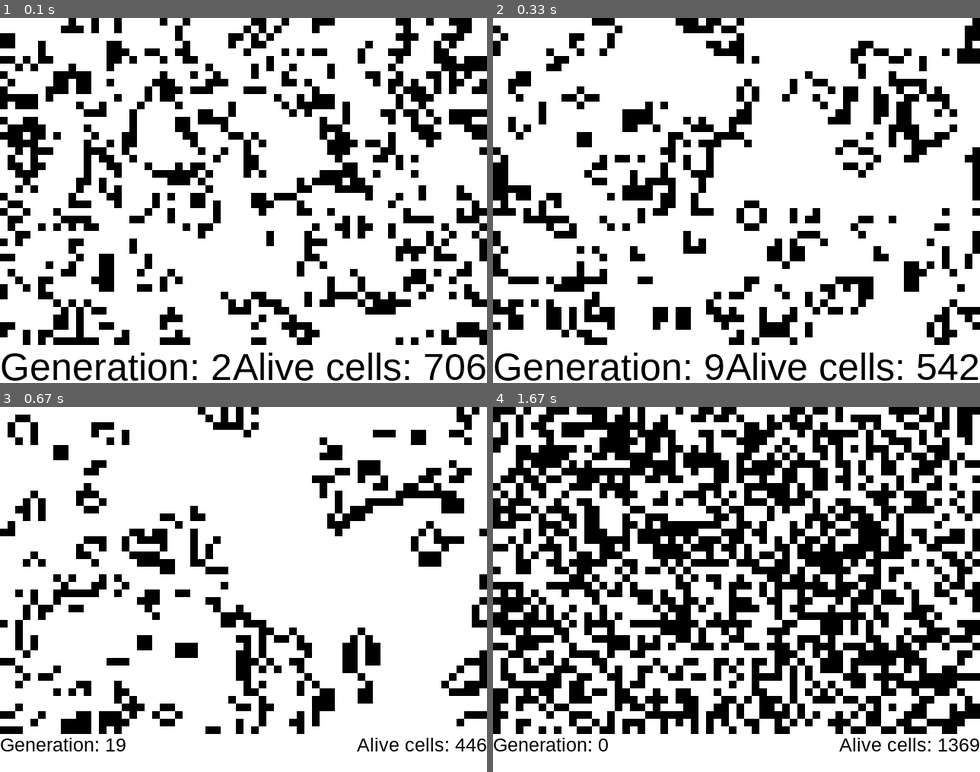
Above: before the commit, frames 1-4 (two rows, left to right).
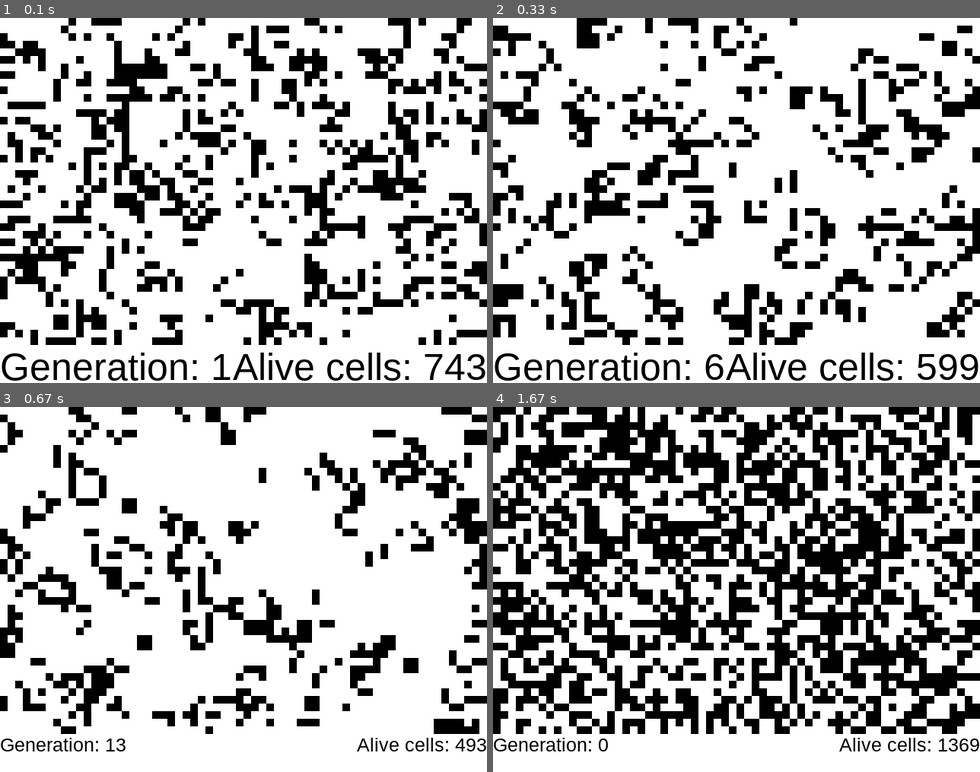
Above: after the commit, the same moments.

Repository: mzebrak/pygame-conways-game-of-life
Game: pygame game, started from __main__.py
Two runs of this game, one before a commit and one after it. Both use one fixed random seed, a clock stepped at 60 frames per second and the inputs below.
Inputs (mouse positions are in pixels of both pictures, inside the frame that each line leads up to):
- Up to frame 1 (0.1 s): no input
- Up to frame 2 (0.33 s): no input
- Up to frame 3 (0.67 s): press the mouse at (243, 611) at 0.37 s; move the mouse to (185, 604) at 0.47 s; release the mouse at (126, 593) at 0.6 s
- Up to frame 4 (1.67 s): hold P 0.67-1.13 s; tap C at 1.17 s; hold R from 1.5 s (still down)

The runs differ from the first frame. In frame 1, 24% of the frame differs, in the area x 0-100%, y 0-100%; in frame 2, 25%; in frame 3, 22%; in frame 4, nothing differs.

Commit message:
refactoring

Diff:
--- a/GameOfLife.py
+++ b/GameOfLife.py
@@ -1,85 +1,64 @@
-import os
 from math import floor
 import random
 import sys
-
-import pygame
+import pygame as pg
+
+# Colors
+WHITE = (255, 255, 255)
+BLACK = (0, 0, 0)
+
+# Game settings
+WIDTH = 640
+HEIGHT = 480
+MENU_HEIGHT = 50
+TITLE = 'conway\'s game of life'
+ICON = 'icon.ico'
 
 
 class GameOfLife:
-
-    def __init__(self, screen_width=640, screen_height=480, menu_height=50, cell_size=10, dead_color=(255, 255, 255),
-                 alive_color=(0, 0, 0), max_fps=30):
+    def __init__(self, cell_size=10, max_fps=20):
         """
         Initialize screen, initialize grid, set game settings, draw first frame
 
-        :param screen_width: Game window width
-        :param screen_height: Game window height
-        :param menu_height: Height for the menu
         :param cell_size: Dimension of the square
-        :param dead_color: RGB tuple determining the color of dead cells and background
-        :param alive_color: RGB tuple determining the color of alive cells
         :param max_fps: Framerate cap to limit the speed of the game
         """
-        pygame.init()
-        favicon = pygame.image.load('favicon.ico')
-        pygame.display.set_icon(favicon)
-        pygame.display.set_caption('conway\'s game of life')
-
-        self.screen_width = screen_width
-        self.screen_height = screen_height
-        self.menu_bar_height = menu_height
+        pg.init()
+        pg.display.set_icon(pg.image.load(ICON))
+        pg.display.set_caption(TITLE)
+
+        self.screen = pg.display.set_mode((WIDTH, HEIGHT))
+        self.clock = pg.time.Clock()
+
         self.cell_size = 1 if cell_size < 1 else cell_size
-        self.dead_color = dead_color
-        self.alive_color = alive_color
-
-        if not self.max_fps_argv():
-            self.max_fps = 1 if max_fps < 1 else max_fps
-
-        self.screen = pygame.display.set_mode((self.screen_width, self.screen_height))
-
-        self.num_of_cols = int(self.screen_width / self.cell_size)
-        self.num_of_rows = int((self.screen_height - self.menu_bar_height) / self.cell_size)
-
-        print(f'num of cols: {self.num_of_cols}, num of rows: {self.num_of_rows}')
-
-        self.grids = [[[0] * self.num_of_rows for _ in range(self.num_of_cols)],
-                      [[0] * self.num_of_rows for _ in range(self.num_of_cols)],
+        self.max_fps = 1 if max_fps < 1 else max_fps
+
+        self.new()
+
+    def new(self):
+        self.grid_width = int(WIDTH / self.cell_size)
+        self.grid_height = int((HEIGHT - MENU_HEIGHT) / self.cell_size)
+
+        print(f'num of cols: {self.grid_width}, num of rows: {self.grid_height}')
+
+        self.grids = [[[0] * self.grid_height for _ in range(self.grid_width)],
+                      [[0] * self.grid_height for _ in range(self.grid_width)],
                       ]
+
         self.active_grid = 0
-        self.set_grid()
+        self.fill_grid()
 
         self.generation = 0
         self.alive_cells = 0
-
         self.paused = False
         self.exit = False
 
-        self.draw_grid()
-        self.display_info()
-        pygame.time.Clock().tick(self.max_fps)
-
-    def max_fps_argv(self):
-        """
-        A function that checks if startup arguments are correct and if it is - sets the max_fps
-        :return: True if max_fps was set by startup arguments, and False if was not
-        """
-        print('Number of arguments:', len(sys.argv), 'arguments.')
-        print('Argument List:', str(sys.argv))
-
-        if len(sys.argv) >= 3:
-            if sys.argv[1] == "--max_fps" and sys.argv[2].isnumeric() and int(sys.argv[2]) > 1:
-                self.max_fps = int(sys.argv[2])
-                return True
-
-        return False
-
-    def set_grid(self, value=None):
+    def fill_grid(self, value=None):
         """
         Sets the entire grid to a single specified or random value
-        set_grid(0)                   - all dead
-        set_grid(1)                   - all alive
-        set_grid() or set_grid(None)  - randomize
+        fill_grid(0)                   - all dead
+        fill_grid(1)                   - all alive
+        fill_grid() or fill_grid(None)  - randomize
 
         :param value:  Value to set the cell to (0 or 1)
         """
@@ -92,16 +71,16 @@
         Draw the cells from active grid on the screen
         """
         self.alive_cells = 0
-        for c in range(self.num_of_cols):
-            for r in range(self.num_of_rows):
+        for c in range(self.grid_width):
+            for r in range(self.grid_height):
                 if self.grids[self.active_grid][c][r] == 1:
                     self.alive_cells += 1
-                    color = self.alive_color
+                    color = BLACK
                 else:
-                    color = self.dead_color
-                pygame.draw.rect(self.screen, color,
-                                 (c * self.cell_size, r * self.cell_size, self.cell_size, self.cell_size))
-        pygame.display.flip()
+                    color = WHITE
+                pg.draw.rect(self.screen, color,
+                             (c * self.cell_size, r * self.cell_size, self.cell_size, self.cell_size))
+        pg.display.flip()
 
     def get_inactive_grid(self):
         """
@@ -121,8 +100,8 @@
 
         for i in range(-1, 2):
             for j in range(-1, 2):
-                c = (col + i + self.num_of_cols) % self.num_of_cols
-                r = (row + j + self.num_of_rows) % self.num_of_rows
+                c = (col + i + self.grid_width) % self.grid_width
+                r = (row + j + self.grid_height) % self.grid_height
                 num_of_alive_neighbors += self.grids[self.active_grid][c][r]
 
         num_of_alive_neighbors -= self.grids[self.active_grid][col][row]
@@ -132,8 +111,8 @@
         """
         Sets the (0/1) state of every cell in the inactive grid depending on the number of neighbors from the active grid
         """
-        for c in range(self.num_of_cols):
-            for r in range(self.num_of_rows):
+        for c in range(self.grid_width):
+            for r in range(self.grid_height):
                 state = self.grids[self.active_grid][c][r]
                 inactive = self.get_inactive_grid()
                 neighbors = self.count_cell_neighbors(c, r)
@@ -163,7 +142,7 @@
         div = 1
 
         while True:
-            font = pygame.font.SysFont("Arial", int(self.menu_bar_height / div))
+            font = pg.font.SysFont("Arial", int(MENU_HEIGHT / div))
 
             text1 = font.render(f'Generation: {self.generation}', True, (0, 0, 0), (255, 255, 255))
             text2 = font.render(f'Alive cells: {self.alive_cells}', True, (0, 0, 0), (255, 255, 255))
@@ -173,23 +152,23 @@
 
             div += 1
 
-            if self.screen_width > text1_rect.width + text2_rect.width:
+            if WIDTH > text1_rect.width + text2_rect.width:
                 break
 
-        text1_rect.topleft = (0, self.screen_height - self.menu_bar_height)
-        text2_rect.topleft = (self.screen_width - text2_rect.width, self.screen_height - self.menu_bar_height)
-
-        pygame.draw.rect(self.screen, self.dead_color,
-                         (0, self.screen_height - self.menu_bar_height, self.screen_width, self.menu_bar_height))
+        text1_rect.topleft = (0, HEIGHT - MENU_HEIGHT)
+        text2_rect.topleft = (WIDTH - text2_rect.width, HEIGHT - MENU_HEIGHT)
+
+        pg.draw.rect(self.screen, WHITE,
+                     (0, HEIGHT - MENU_HEIGHT, WIDTH, MENU_HEIGHT))
         self.screen.blit(text1, text1_rect)
         self.screen.blit(text2, text2_rect)
-        pygame.display.flip()
+        pg.display.flip()
 
     def clear_screen(self):
         """
         Fill the entire screen with dead_color
         """
-        self.screen.fill(self.dead_color)
+        self.screen.fill(WHITE)
 
     def get_col_row_by_mouse(self, pos):
         """
@@ -198,7 +177,7 @@
         :return: None if clicked below grid otherwise tuple (col, row)
         """
         # only if clicked above menu bar (on the grid)
-        if pos[1] < (self.screen_height - self.menu_bar_height):
+        if pos[1] < (HEIGHT - MENU_HEIGHT):
             return floor(pos[0] / self.cell_size), floor(pos[1] / self.cell_size)
         return None
 
@@ -214,50 +193,51 @@
         LMB - pressed or held sets cell alive
         RMB - pressed or held sets cell dead
         """
-        for event in pygame.event.get():
-            if event.type == pygame.QUIT:
+        for event in pg.event.get():
+            if event.type == pg.QUIT:
+                pg.quit()
                 sys.exit()
-            elif event.type == pygame.KEYDOWN:
-                if event.key == pygame.K_p:
+            elif event.type == pg.KEYDOWN:
+                if event.key == pg.K_p:
                     print("'p' pressed! - toggling pause")
                     self.paused = not self.paused
-                elif event.key == pygame.K_q:
+                elif event.key == pg.K_q:
                     print("q pressed! - quitting the game")
                     self.exit = True
-                elif event.key == pygame.K_r:
+                elif event.key == pg.K_r:
                     print("'r' pressed! - randomizing grid")
                     self.generation = 0
                     self.alive_cells = 0
-                    self.set_grid()
+                    self.fill_grid()
                     self.draw_grid()
                     self.display_info()
-                elif self.paused and event.key == pygame.K_n:
+                elif self.paused and event.key == pg.K_n:
                     print("'n' pressed! - displaying next generation")
                     self.update_generation()
                     self.draw_grid()
                     self.display_info()
-                elif self.paused and event.key == pygame.K_c:
+                elif self.paused and event.key == pg.K_c:
                     print("'c' pressed! - clearing active grid")
                     self.generation = 0
                     self.alive_cells = 0
-                    self.set_grid(0)
+                    self.fill_grid(0)
                     self.draw_grid()
                     self.display_info()
-            elif pygame.mouse.get_pressed():
+            elif pg.mouse.get_pressed():
                 try:
                     col_row = None
                     # LMB [0] or RMB [2] pressed
-                    if pygame.mouse.get_pressed()[0] or pygame.mouse.get_pressed()[2]:
+                    if pg.mouse.get_pressed()[0] or pg.mouse.get_pressed()[2]:
                         col_row = self.get_col_row_by_mouse(event.pos)
 
                     if col_row is not None:
                         col, row = col_row
 
-                        if pygame.mouse.get_pressed()[0]:
+                        if pg.mouse.get_pressed()[0]:
                             if self.grids[self.active_grid][col][row] == 1:
                                 return
                             self.grids[self.active_grid][col][row] = 1
-                        elif pygame.mouse.get_pressed()[2]:
+                        elif pg.mouse.get_pressed()[2]:
                             if self.grids[self.active_grid][col][row] == 0:
                                 return
                             self.grids[self.active_grid][col][row] = 0
@@ -274,13 +254,21 @@
         """
         while True:
             if self.exit:
+                pg.quit()
                 return
 
             self.handle_events()
 
             if not self.paused:
-                self.update_generation()
+                update = True
+
                 self.draw_grid()
                 self.display_info()
+                self.update_generation()
+
                 # when paused - the user is able to set or delete cells by mouse with more fps
-                pygame.time.Clock().tick(self.max_fps)
+                self.clock.tick(self.max_fps)
+            elif update:
+                self.draw_grid()
+                self.display_info()
+                update = False
Renamed: favicon.ico -> icon.ico
